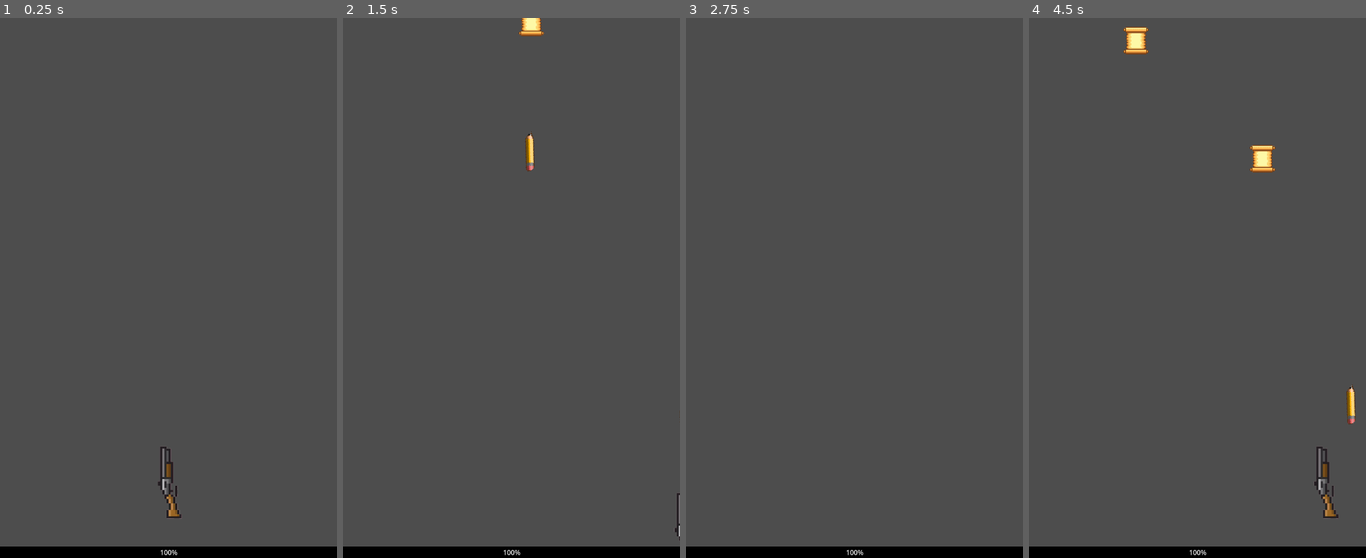
Above: before the commit, frames 1-4 (left to right).
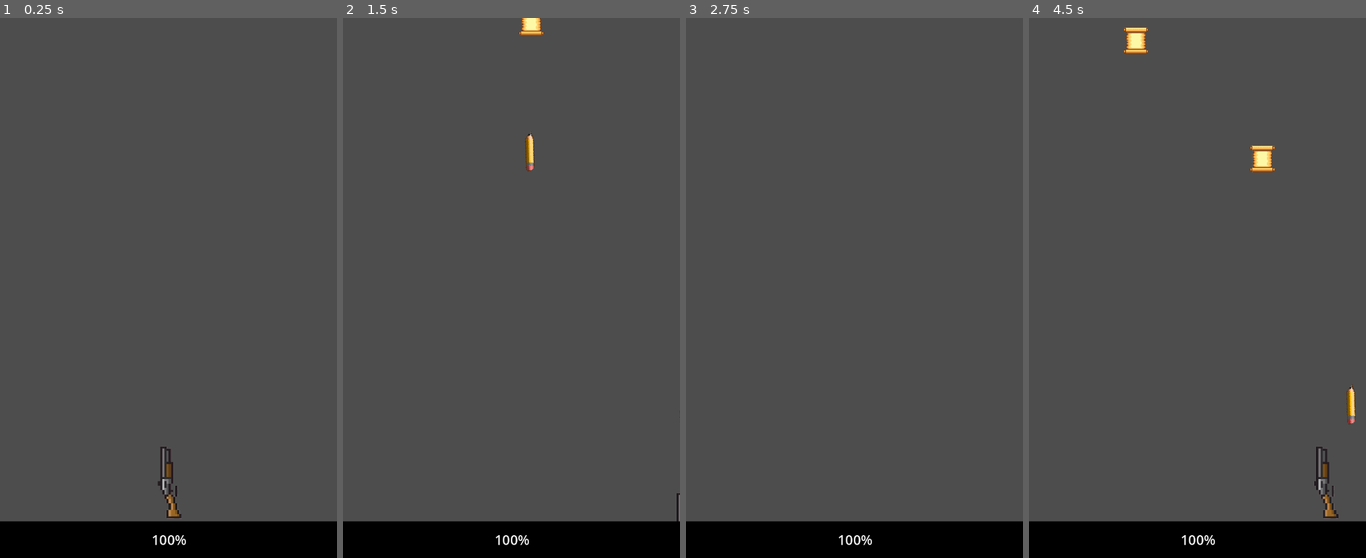
Above: after the commit, the same moments.

Repository: Ayden-Herbst/school-shooter
Game: Godot game, scene res://scenes/main.tscn
The game is run twice, just before and just after one commit, with the same random seed, the same clock (stepped at 60 frames per second) and the same inputs. Before the commit the project has no main scene; this scene is started directly in both runs.
Inputs:
- Up to frame 1 (0.25 s): no input
- Up to frame 2 (1.5 s): tap Enter at 0.5 s; hold D (move_right) 0.53-1.28 s; tap Space (shoot) at 0.6, 1.35 s; hold S (move_down) from 1.28 s (still down)
- Up to frame 3 (2.75 s): release S (move_down) at 2.03 s; hold D (move_right) from 2.03 s (still down); tap Space (shoot) at 2.1 s
- Up to frame 4 (4.5 s): tap Space (shoot) at 2.75, 2.85, 3.6, 4.35 s; release D (move_right) at 2.78 s; hold W (move_up) 2.78-3.53 s; hold A (move_left) from 3.53 s (still down)

The runs differ from the first frame. In frame 1, 4.7% of the frame differs, in the area x 0-100%, y 79-100%; in frame 2, 4.7%; in frame 3, 4.6%; in frame 4, 4.7%, in the area x 0-100%, y 6-100%.

Commit message:
Changed Progress bar

Diff:
--- a/project.godot
+++ b/project.godot
@@ -11,6 +11,7 @@
 [application]
 
 config/name="schoolshooter-alpha"
+run/main_scene="res://scenes/main.tscn"
 config/features=PackedStringArray("4.2", "Mobile")
 config/icon="res://icon.svg"
 
@@ -65,4 +66,5 @@
 
 [rendering]
 
+textures/canvas_textures/default_texture_filter=0
 renderer/rendering_method="mobile"
--- a/scenes/hud.tscn
+++ b/scenes/hud.tscn
@@ -3,7 +3,7 @@
 [ext_resource type="Script" path="res://scripts/hud.gd" id="1_h6bxn"]
 
 [sub_resource type="StyleBoxFlat" id="StyleBoxFlat_kynad"]
-bg_color = Color(0.261031, 0.610384, 0.983162, 1)
+bg_color = Color(1, 0, 0, 1)
 
 [sub_resource type="StyleBoxFlat" id="StyleBoxFlat_h30cn"]
 bg_color = Color(0, 0, 0, 1)
@@ -12,9 +12,10 @@
 script = ExtResource("1_h6bxn")
 
 [node name="ProgressBar" type="ProgressBar" parent="."]
-offset_top = 1253.0
+offset_top = 1193.0
 offset_right = 801.0
 offset_bottom = 1280.0
+theme_override_font_sizes/font_size = 32
 theme_override_styles/background = SubResource("StyleBoxFlat_kynad")
 theme_override_styles/fill = SubResource("StyleBoxFlat_h30cn")
 value = 100.0
Binary file added: assets/down.png
Not shown, added: assets/down.png.import
Binary file added: assets/left.png
Not shown, added: assets/left.png.import
Binary file added: assets/right.png
Not shown, added: assets/right.png.import
Binary file added: assets/shoot.png
Not shown, added: assets/shoot.png.import
Binary file added: assets/up.png
Not shown, added: assets/up.png.import
Not shown, changed: export_presets.cfg
Not shown, changed: .DS_Store
